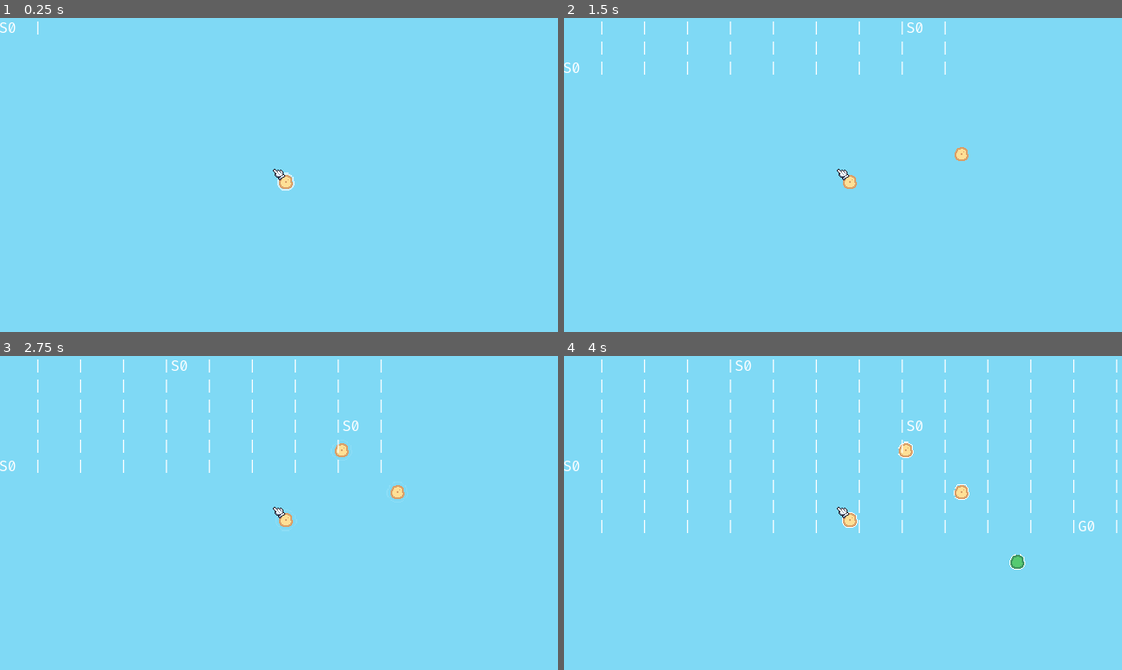
Above: before the commit, frames 1-4 (two rows, left to right).
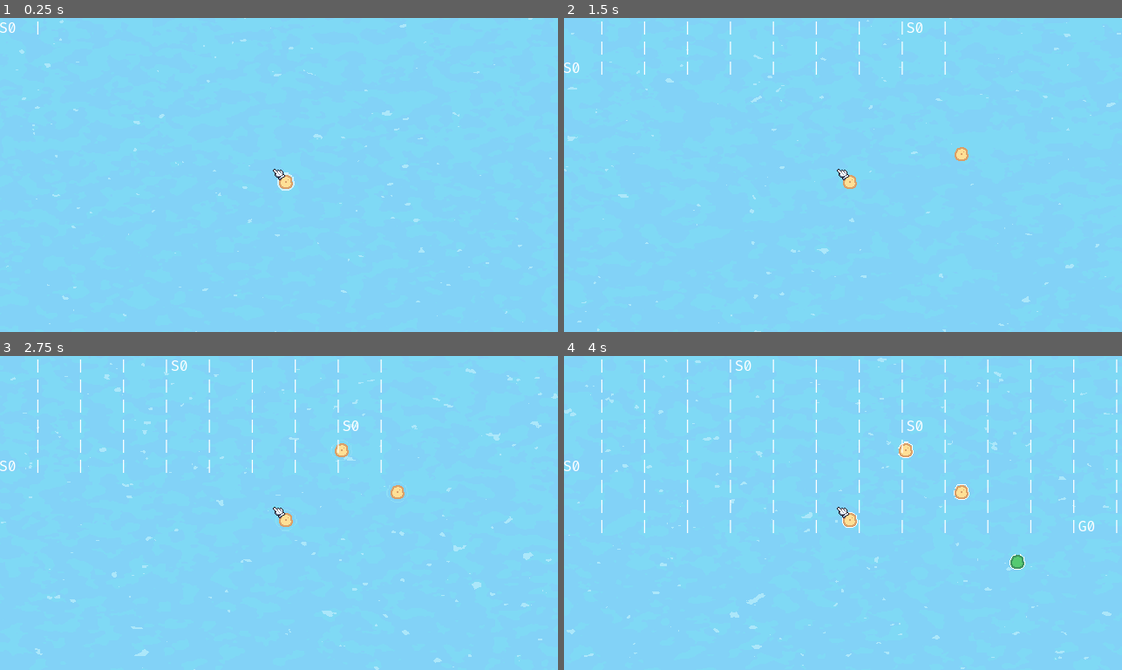
Above: after the commit, the same moments.

Repository: ninesliced/micro-jam-061
Game: Godot game, scene res://src/scripts/game/game.tscn
The game is run twice, just before and just after one commit, with the same random seed, the same clock (stepped at 60 frames per second) and the same inputs. This scene is started directly instead of the project's main scene.
Inputs (mouse positions are in pixels of both pictures, inside the frame that each line leads up to):
- Up to frame 1 (0.25 s): no input
- Up to frame 2 (1.5 s): tap Enter at 0.5 s; move the mouse to (965, 159) at 0.52 s; hold Shift 0.53-1.28 s; click (965, 159) at 0.67 s; tap Space at 0.77 s; move the mouse to (731, 190) at 1.27 s; tap Shift at 1.35 s; click (731, 190) at 1.42 s
- Up to frame 3 (2.75 s): tap Space at 1.52 s; move the mouse to (334, 443) at 2.02 s; hold Shift from 2.03 s (still down); click (334, 443) at 2.17 s
- Up to frame 4 (4 s): move the mouse to (815, 575) at 2.77 s; release Shift at 2.78 s; tap Shift at 2.85 s; click (815, 575) at 2.92 s; tap Space at 3.02, 3.77 s; move the mouse to (1010, 560) at 3.52 s; hold Shift from 3.53 s (still down); click (1010, 560) at 3.67 s

The runs differ from the first frame. In frame 1, 0.4% of the frame differs, in the area x 1-99%, y 0-100%; in frame 2, 0.5%; in frame 3, 0.9%, in the area x 0-100%, y 2-100%; in frame 4, 0.8%.

Commit message:
wave shader

Diff:
--- /dev/null
+++ b/Init.gd
@@ -0,0 +1,4 @@
+extends Node
+
+func _ready() -> void:
+	get_window().mode = Window.MODE_MAXIMIZED
--- a/project.godot
+++ b/project.godot
@@ -19,6 +19,7 @@
 
 Utils="*uid://dep4jrhnu15bk"
 RunConfigManager="*uid://bdmd27xjo35cf"
+Init="*uid://cb083op2ind0l"
 
 [debug]
 
@@ -28,7 +29,6 @@
 
 window/size/viewport_width=640
 window/size/viewport_height=360
-window/size/mode=2
 window/stretch/mode="canvas_items"
 
 [editor_plugins]
--- a/src/scripts/block/block.gd
+++ b/src/scripts/block/block.gd
@@ -6,6 +6,8 @@
 @export var item: Item = null
 
 @export var map_referance: Map
+
+var erosion_particles: ErosionParticles
 
 func _init(pos, map, element_, item_ = null):
 	self.position = pos
--- a/src/scripts/block/element/dirt.tres
+++ b/src/scripts/block/element/dirt.tres
@@ -5,4 +5,5 @@
 [resource]
 script = ExtResource("1_alte1")
 name = "Dirt"
+tile_map_layer = "GrassLayer"
 metadata/_custom_type_script = "uid://cvu4shs4ydd2q"
--- a/src/scripts/block/element/grass.tres
+++ b/src/scripts/block/element/grass.tres
@@ -6,4 +6,5 @@
 script = ExtResource("1_0nutm")
 name = "Grass"
 terrain = 1
+tile_map_layer = "GrassLayer"
 metadata/_custom_type_script = "uid://cvu4shs4ydd2q"
--- a/src/scripts/block/element/sand.tres
+++ b/src/scripts/block/element/sand.tres
@@ -5,6 +5,6 @@
 [resource]
 script = ExtResource("1_pva6h")
 name = "Sand"
-erosion_proba = 0.01
+erosion_proba = 0.1
 erosion_max = 5
 metadata/_custom_type_script = "uid://cvu4shs4ydd2q"
--- a/src/scripts/game/game.tscn
+++ b/src/scripts/game/game.tscn
@@ -151,5 +151,5 @@
 offset_top = -178.0
 offset_right = 120.0
 offset_bottom = 81.0
-text = "HJLKJFHKDJSHKLFJHSD"
+text = "S0  |G0  |S0  |"
 label_settings = SubResource("LabelSettings_v2t2l")
--- /dev/null
+++ b/src/scripts/map/erosion_particles.gd
@@ -0,0 +1,2 @@
+class_name ErosionParticles
+extends CPUParticles2D
--- /dev/null
+++ b/src/scripts/map/erosion_particles.tscn
@@ -0,0 +1,26 @@
+[gd_scene format=3 uid="uid://0nmm1clwb373"]
+
+[ext_resource type="Script" uid="uid://dgignqsi8jb57" path="res://src/scripts/map/erosion_particles.gd" id="1_vojnh"]
+
+[sub_resource type="Curve" id="Curve_g4v7s"]
+_data = [Vector2(0, 1), 0.0, 0.0, 0, 0, Vector2(1, 0), 0.0, 0.0, 0, 0]
+point_count = 2
+
+[sub_resource type="Gradient" id="Gradient_yf5fn"]
+colors = PackedColorArray(0.17199999, 0.6650667, 0.86, 1, 0.111600004, 0.13644005, 0.36, 1)
+
+[node name="Node2D" type="CPUParticles2D" unique_id=2882696]
+modulate = Color(1, 1, 1, 0.58431375)
+position = Vector2(8, 8)
+lifetime = 2.7399999999999998
+lifetime_randomness = 0.37
+emission_shape = 3
+emission_rect_extents = Vector2(6, 6)
+spread = 180.0
+gravity = Vector2(0, 0)
+initial_velocity_min = 2.0
+initial_velocity_max = 2.0
+scale_amount_max = 3.0
+scale_amount_curve = SubResource("Curve_g4v7s")
+color_initial_ramp = SubResource("Gradient_yf5fn")
+script = ExtResource("1_vojnh")
--- a/src/scripts/map/map.gd
+++ b/src/scripts/map/map.gd
@@ -32,6 +32,9 @@
 @onready var element_layer: TileMapLayer = $CanvasGroup/ElementLayer
 @onready var grass_layer: TileMapLayer = $CanvasGroup/GrassLayer
 @onready var audio_stream_player: AudioStreamPlayer2D = $AudioStreamPlayer2D
+
+var erosion_particles: Dictionary[Vector2i, ErosionParticles] = {}
+const EROSION_PARTICLES = preload("uid://0nmm1clwb373")
 
 func _ready() -> void:
 	place_element(Vector2i(0,0), get_element_by_name("Sand"))
@@ -90,6 +93,7 @@
 	grass_layer.block_updated(pos, block)
 	item_layer.block_updated(pos, block)
 	process_size()
+	update_erosion_particles(pos, block)
 
 func process_size():
 	var min_i = 1000
@@ -113,6 +117,25 @@
 	audio_stream_player.stream = audio
 	audio_stream_player.play()
 
+func update_erosion_particles(pos: Vector2i, block: Block):
+	if block and block.element and block.element.erosion_level > 0:
+		var ptc: ErosionParticles
+		if not erosion_particles.has(pos):
+			ptc = EROSION_PARTICLES.instantiate()
+			ptc.global_position = Vector2(pos) * 16.0 + Vector2(8, 8)
+			add_child(ptc)
+			erosion_particles[pos] = ptc
+		ptc = erosion_particles[pos]
+		ptc.speed_scale = remap(block.element.erosion_level, 0.0, block.element.erosion_max, 1.0, 3.0)
+		ptc.amount = int(floor(remap(block.element.erosion_level, 0.0, block.element.erosion_max, 2, 8)))
+		ptc.scale_amount_min = remap(block.element.erosion_level, 0.0, block.element.erosion_max, 1.0, 3.0)
+		ptc.scale_amount_max = remap(block.element.erosion_level, 0.0, block.element.erosion_max, 3.0, 8.0)
+		ptc.restart()
+
+	elif not block or not block.element or block.element.erosion_level <= 0:
+		if erosion_particles.has(pos):
+			erosion_particles[pos].queue_free()
+			erosion_particles.erase(pos)
 
 var selected = 0
 
--- a/src/scripts/map/map.tscn
+++ b/src/scripts/map/map.tscn
@@ -3,10 +3,32 @@
 [ext_resource type="Script" uid="uid://24ecg34gn1vx" path="res://src/scripts/map/map.gd" id="1_tx736"]
 [ext_resource type="TileSet" uid="uid://btd2kipa6ly2y" path="res://src/scripts/map/item_tile_set.tres" id="2_62esv"]
 [ext_resource type="TileSet" uid="uid://cpmu7c5wdr8wy" path="res://src/scripts/map/element_tile_set.tres" id="2_cxrw2"]
+[ext_resource type="Shader" uid="uid://b0851bg1rx87x" path="res://src/scripts/map/ocean.gdshader" id="2_ljdov"]
 [ext_resource type="Script" uid="uid://1wu8vbfghfbb" path="res://src/scripts/map/map_canvas_group.gd" id="3_ayfhm"]
 [ext_resource type="Script" uid="uid://c22xc4pbioden" path="res://src/scripts/map/item_layer.gd" id="3_u40d8"]
 [ext_resource type="Script" uid="uid://bexcbi1uv46vv" path="res://src/scripts/map/element_layer.gd" id="4_jrvfg"]
 [ext_resource type="Shader" uid="uid://bqv76apercqtv" path="res://src/scripts/map/map.gdshader" id="6_famy8"]
+
+[sub_resource type="ShaderMaterial" id="ShaderMaterial_ayfhm"]
+shader = ExtResource("2_ljdov")
+shader_parameter/palette = PackedColorArray(0.5081734, 0.8238213, 0.96610445, 1, 0.49803922, 0.8509804, 0.9607843, 1)
+shader_parameter/highlight_color = Color(0.6706657, 0.9041419, 0.98061854, 1)
+shader_parameter/scroll = 0.0
+shader_parameter/uv_scale = Vector2(1, 1)
+shader_parameter/min_uv_perspective = 1.0
+shader_parameter/max_uv_perspective = 1.0
+shader_parameter/wave_scale = 3.51
+shader_parameter/noise_octaves = 3
+shader_parameter/noise_scale = 10.0
+shader_parameter/noise_frequency = 3.0
+shader_parameter/noise_value = 0.0
+shader_parameter/wave_time_scale = 0.1
+shader_parameter/highlight_noise_octaves = 3
+shader_parameter/highlight_noise_scale = 14.895
+shader_parameter/highlight_noise_frequency = 3.0
+shader_parameter/highlight_noise_value = 0.0
+shader_parameter/highlight_threshold = 0.695
+shader_parameter/highlight_time_scale = 0.2
 
 [sub_resource type="ShaderMaterial" id="ShaderMaterial_famy8"]
 shader = ExtResource("6_famy8")
@@ -24,6 +46,13 @@
 
 [node name="Map" type="Node2D" unique_id=1065599540]
 script = ExtResource("1_tx736")
+
+[node name="ColorRect" type="ColorRect" parent="." unique_id=1405230777]
+material = SubResource("ShaderMaterial_ayfhm")
+offset_left = -366.22223
+offset_top = -206.0
+offset_right = 366.22223
+offset_bottom = 206.0
 
 [node name="CanvasGroup" type="CanvasGroup" parent="." unique_id=86772544]
 material = SubResource("ShaderMaterial_famy8")
--- /dev/null
+++ b/src/scripts/map/ocean.gdshader
@@ -0,0 +1,122 @@
+shader_type canvas_item;
+
+uniform vec4 palette[4] : source_color;
+uniform vec4 highlight_color: source_color;
+
+uniform float scroll = 0.0;
+uniform vec2 uv_scale = vec2(1.0);
+uniform float min_uv_perspective = 1.0;
+uniform float max_uv_perspective = 2.0;
+
+uniform float wave_scale = 0.6;
+uniform int noise_octaves = 3;
+uniform float noise_scale = 10.0;
+uniform float noise_frequency = 3.0;
+uniform float noise_value = 0.0;
+uniform float wave_time_scale = 0.1;
+
+uniform int highlight_noise_octaves = 3;
+uniform float highlight_noise_scale = 10.0;
+uniform float highlight_noise_frequency = 3.0;
+uniform float highlight_noise_value = 0.0;
+uniform float highlight_threshold = 0.8;
+uniform float highlight_time_scale = 0.2;
+
+// 3D Random function: Returns a random gradient vector for a 3D point
+vec3 random(vec3 p) {
+	p = vec3( dot(p, vec3(127.1, 311.7, 74.7)),
+			  dot(p, vec3(269.5, 183.3, 246.1)),
+			  dot(p, vec3(113.5, 271.9, 124.6)) );
+	return -1.0 + 2.0 * fract(sin(p) * 43758.5453123);
+}
+
+float noise(vec3 p) {
+	// https://godotshaders.com/snippet/2d-noise/
+	vec3 i = floor(p);
+	vec3 f = fract(p);
+
+	// Quintic interpolation curve
+	vec3 u = f * f * (3.0 - 2.0 * f);
+
+	// Calculate gradients for the 8 corners of the cube
+	float n000 = dot(random(i + vec3(0, 0, 0)), f - vec3(0, 0, 0));
+	float n100 = dot(random(i + vec3(1, 0, 0)), f - vec3(1, 0, 0));
+	float n010 = dot(random(i + vec3(0, 1, 0)), f - vec3(0, 1, 0));
+	float n110 = dot(random(i + vec3(1, 1, 0)), f - vec3(1, 1, 0));
+	float n001 = dot(random(i + vec3(0, 0, 1)), f - vec3(0, 0, 1));
+	float n101 = dot(random(i + vec3(1, 0, 1)), f - vec3(1, 0, 1));
+	float n011 = dot(random(i + vec3(0, 1, 1)), f - vec3(0, 1, 1));
+	float n111 = dot(random(i + vec3(1, 1, 1)), f - vec3(1, 1, 1));
+
+	// Mix the values together (Trilinear interpolation)
+	return mix(
+		mix(mix(n000, n100, u.x), mix(n010, n110, u.x), u.y),
+		mix(mix(n001, n101, u.x), mix(n011, n111, u.x), u.y),
+		u.z
+	) + 0.5;
+}
+
+float fbm(vec3 p, int octaves, float amplitude, float frequency, float value) {
+	// https://godotshaders.com/snippet/fractal-brownian-motion-fbm/
+
+	for(int i = 0; i < octaves; i++) {
+		value += amplitude * noise(frequency * p);
+		amplitude *= 0.5;
+		frequency *= 2.0;
+	}
+	return value;
+}
+
+float map(float value, float fromA, float fromB, float toA, float toB) {
+	return toA + ((value - fromA) / (fromB - fromA)) * (toB - toA);
+}
+
+void vertex() {
+	// Called for every vertex the material is visible on.
+}
+
+void fragment() {
+	// Called for every pixel the material is visible on.
+	vec2 new_uv = uv_scale * (UV + vec2(-0.5, 0.0));
+	float z = map(UV.y, 0.0, 1.0, min_uv_perspective, max_uv_perspective);
+	new_uv /= z;
+
+	vec2 scroll_vec = vec2(scroll, 0.0);
+
+	// Gradient
+	float gradient = map(new_uv.y, 0.0, 1.0, 1.0, 0.0);
+
+	// Noise
+	float amplitude = 0.5;
+	float wave_noise = fbm(
+		vec3(new_uv * noise_scale + scroll_vec, TIME*wave_time_scale),
+		noise_octaves, amplitude, noise_frequency, noise_value
+	);
+	wave_noise = map(wave_noise, 0.0, 1.0, -wave_scale, wave_scale);
+
+	// Map to palette
+	float noisy_gradient = wave_noise + gradient;
+	int palette_index = int(map(noisy_gradient, 0.0, 1.0, 0.0, 4.0));
+	palette_index = clamp(palette_index, 0, 3);
+	vec4 col = palette[palette_index];
+
+	// Highlights
+	float highlight_noise = fbm(
+		vec3((new_uv + vec2(20.0)) * highlight_noise_scale + scroll_vec, TIME*highlight_time_scale),
+		highlight_noise_octaves,
+		amplitude,
+		highlight_noise_frequency,
+		highlight_noise_value
+	);
+	if (highlight_noise >= highlight_threshold) {
+		col = highlight_color;
+	}
+
+	COLOR = col;
+	//COLOR = vec4(map(wave_noise, -wave_scale, wave_scale, 0.0, 1.0));
+}
+
+//void light() {
+//	// Called for every pixel for every light affecting the CanvasItem.
+//	// Uncomment to replace the default light processing function with this one.
+//}
Not shown, added: Init.gd.uid
Not shown: 1 places in src/scripts/block/element/grass.tres that only renumber resources
Not shown, added: src/scripts/map/erosion_particles.gd.uid
Not shown, added: src/scripts/map/ocean.gdshader.uid
